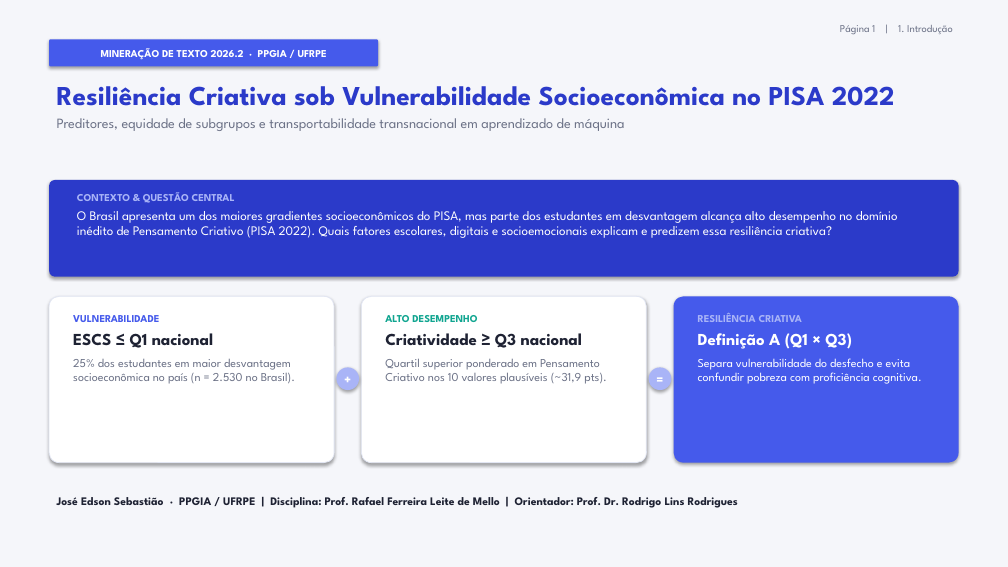
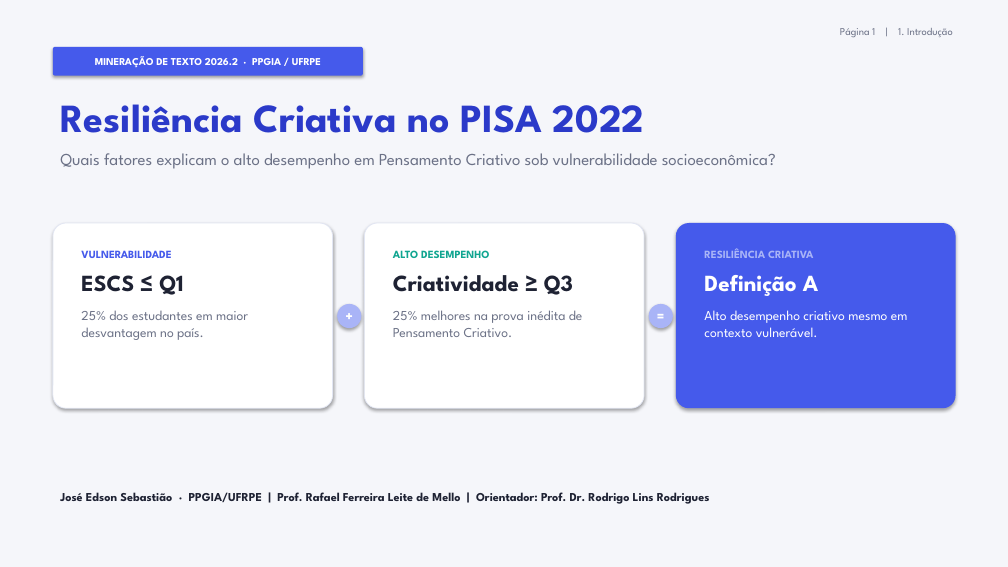
Before and after one commit to joseedsonamorim/Chat-PISA-RAG, a slide deck: slide 1 of docs/Apresentacao_5_Slides_Resiliencia_Criativa.pptx. Drawn at 1008x567 pixels with LibreOffice and Linux fonts; fonts in the diff are those of the drawing. Boxes give left, top, right and bottom in pixels: in the first picture for what was removed or moved away, otherwise in the second. Text is boxed around its words. In the diff, an @@ line names an element or a change of style, - is before the commit and + after.

```diff
--- a/docs/Apresentacao_5_Slides_Resiliencia_Criativa.pptx
+++ b/docs/Apresentacao_5_Slides_Resiliencia_Criativa.pptx
@@ rounded rectangle "MINERAÇÃO DE TEXTO 2026.2 · ..." resized from (x1=49, y1=39, x2=378, y2=67) to (x1=53, y1=47, x2=363, y2=76) @@
@@ text at (x1=60, y1=104, x2=645, y2=133): text changed; size 13.5 to 38 pt; text colour #6B7186 to #2B3AC9; bold on @@
-Resiliência Criativa sob Vulnerabilidade Socioeconômica no PISA 2022
-Preditores, equidade de subgrupos e transportabilidade transnacional em aprendizado de máquina
+Resiliência Criativa no PISA 2022
@@ text added at (x1=60, y1=153, x2=776, y2=169), 16 pt, text #6B7186 @@
+Quais fatores explicam o alto desempenho em Pensamento Criativo sob vulnerabilidade socioeconômica?
@@ rounded rectangle removed at (x1=49, y1=180, x2=959, y2=277) @@
@@ text removed at (x1=77, y1=192, x2=898, y2=238) @@
-CONTEXTO & QUESTÃO CENTRAL
-O Brasil apresenta um dos maiores gradientes socioeconômicos do PISA, mas parte dos estudantes em desvantagem alcança alto desempenho no domínio inédito de Pensamento Criativo (PISA 2022). Quais fatores escolares, digitais e socioemocionais explicam e predizem essa resiliência criativa?
@@ proportions changed in 4 elements at (x1=53, y1=47, x2=363, y2=76), (x1=364, y1=223, x2=644, y2=408), (x1=676, y1=223, x2=956, y2=408), (x1=53, y1=223, x2=333, y2=408) @@
@@ rounded rectangle resized from (x1=49, y1=296, x2=334, y2=463) to (x1=53, y1=223, x2=333, y2=408) @@
@@ rounded rectangle resized from (x1=361, y1=296, x2=647, y2=463) to (x1=364, y1=223, x2=644, y2=408) @@
@@ rounded rectangle resized from (x1=674, y1=296, x2=959, y2=463) to (x1=676, y1=223, x2=956, y2=408) @@
@@ text "VULNERABILIDADE" moved from (x1=73, y1=315, x2=295, y2=384) to (x1=81, y1=250, x2=248, y2=340) @@
@@ text at (x1=81, y1=250, x2=171, y2=258): size 10 to 10.5 pt in "VULNERABILIDADE" @@
@@ text "ALTO DESEMPENHO" moved from (x1=385, y1=315, x2=607, y2=384) to (x1=393, y1=250, x2=583, y2=337) @@
@@ text at (x1=393, y1=250, x2=489, y2=258): size 10 to 10.5 pt in "ALTO DESEMPENHO" @@
@@ text added at (x1=704, y1=248, x2=908, y2=337), 13 pt, text #FFFFFF @@
+RESILIÊNCIA CRIATIVA
+Definição A
+Alto desempenho criativo mesmo em contexto vulnerável.
@@ text at (x1=81, y1=275, x2=248, y2=340): text changed; size 11.5 to 13 pt @@
-ESCS ≤ Q1 nacional
-25% dos estudantes em maior desvantagem socioeconômica no país (n = 2.530 no Brasil).
+ESCS ≤ Q1
+25% dos estudantes em maior desvantagem no país.
@@ text at (x1=393, y1=275, x2=583, y2=337): text changed; size 11.5 to 13 pt @@
-Criatividade ≥ Q3 nacional
-Quartil superior ponderado em Pensamento Criativo nos 10 valores plausíveis (~31,9 pts).
+Criatividade ≥ Q3
+25% melhores na prova inédita de Pensamento Criativo.
@@ text in ellipse at (x1=337, y1=304, x2=361, y2=328): text changed; size 13 to 14 pt @@
-=
++
@@ ellipse "+" moved from (x1=649, y1=368, x2=671, y2=390) to (x1=337, y1=304, x2=361, y2=328) @@
@@ text in ellipse at (x1=649, y1=304, x2=673, y2=328): text changed; size 13 to 14 pt @@
-+
+=
@@ ellipse "=" moved from (x1=337, y1=368, x2=359, y2=390) to (x1=649, y1=304, x2=673, y2=328) @@
@@ text removed at (x1=698, y1=313, x2=922, y2=384) @@
-RESILIÊNCIA CRIATIVA
-Definição A (Q1 × Q3)
-Separa vulnerabilidade do desfecho e evita confundir pobreza com proficiência cognitiva.
@@ text at (x1=60, y1=492, x2=710, y2=504): text changed; size 11 to 11.5 pt @@
-José Edson Sebastião · PPGIA / UFRPE | Disciplina: Prof. Rafael Ferreira Leite de Mello | Orientador: Prof. Dr. Rodrigo Lins Rodrigues
+José Edson Sebastião · PPGIA/UFRPE | Prof. Rafael Ferreira Leite de Mello | Orientador: Prof. Dr. Rodrigo Lins Rodrigues
```
Also in this commit, not shown: 4 other slides changed.
